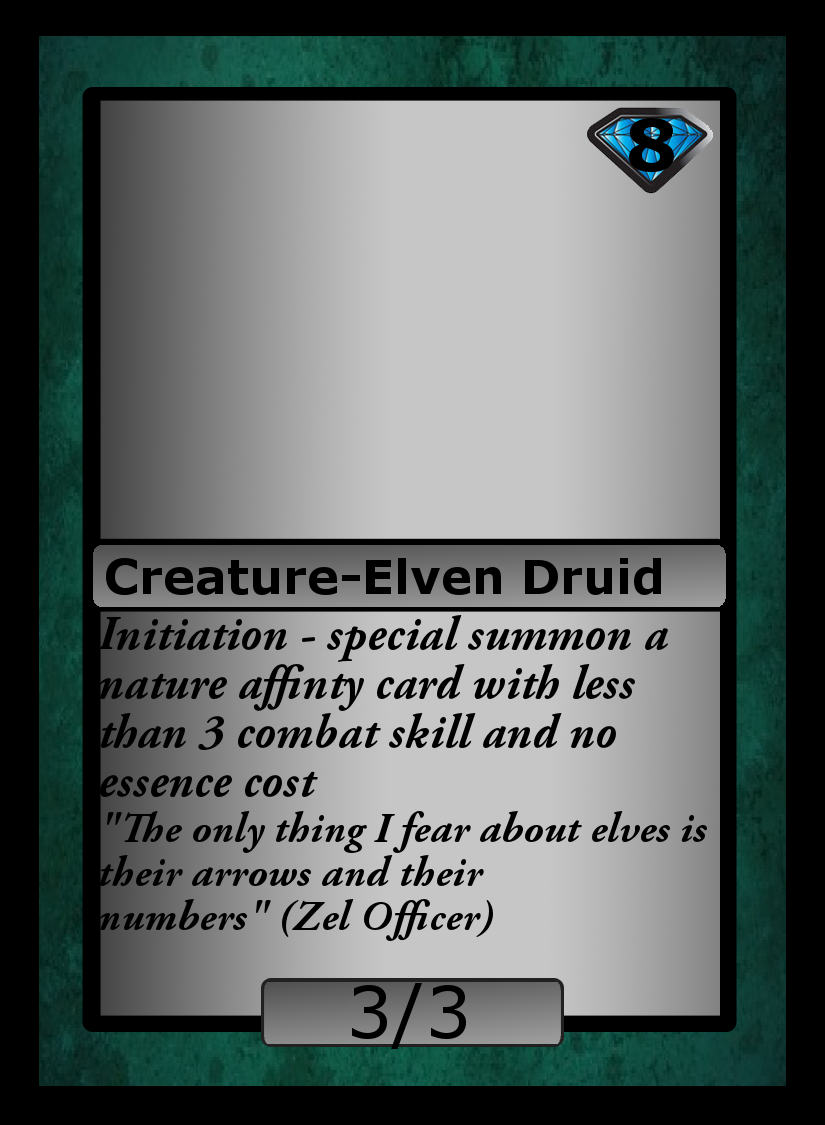
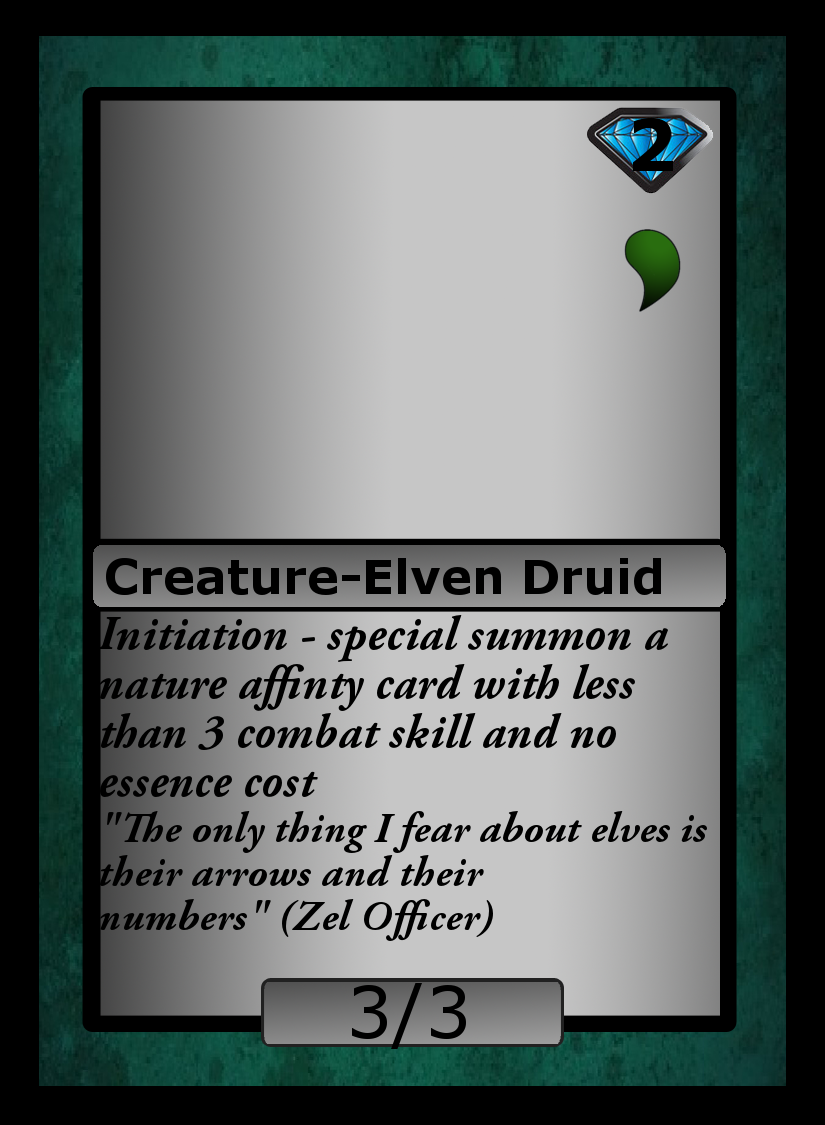
Layer changes from the first 825x1125 image to the second:
added layer "NATURE_essence.png #1" above "2" over [624, 229, 681, 312]
renamed "8" to "2", painted on it over [629, 118, 674, 172]
